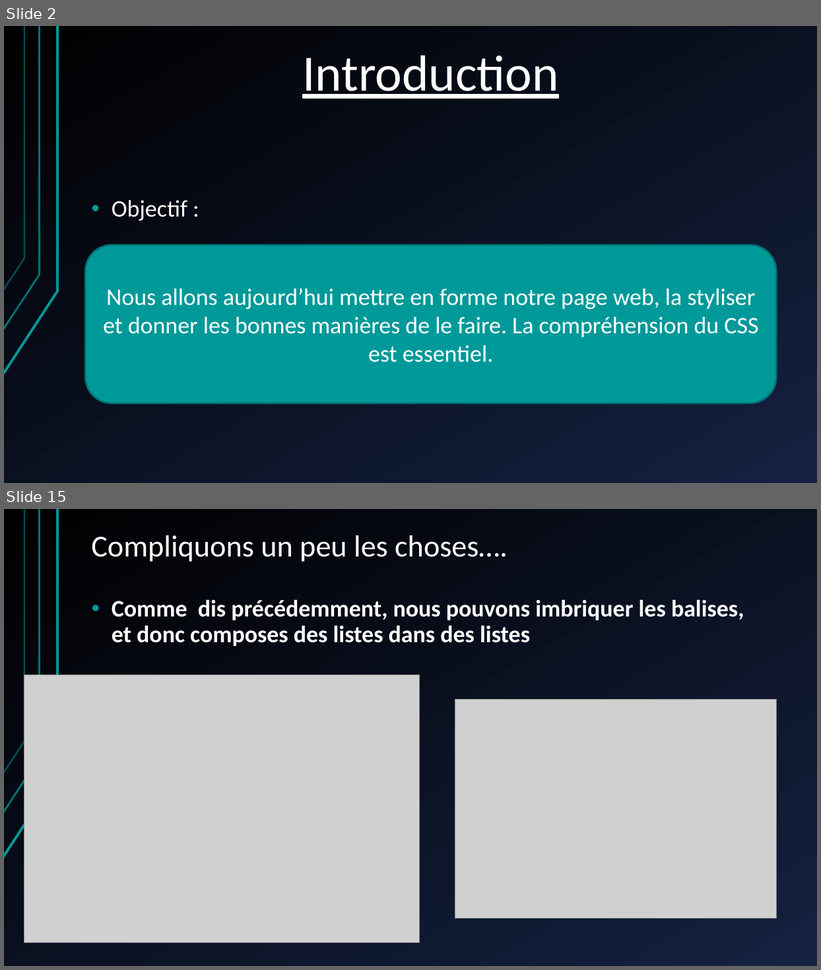
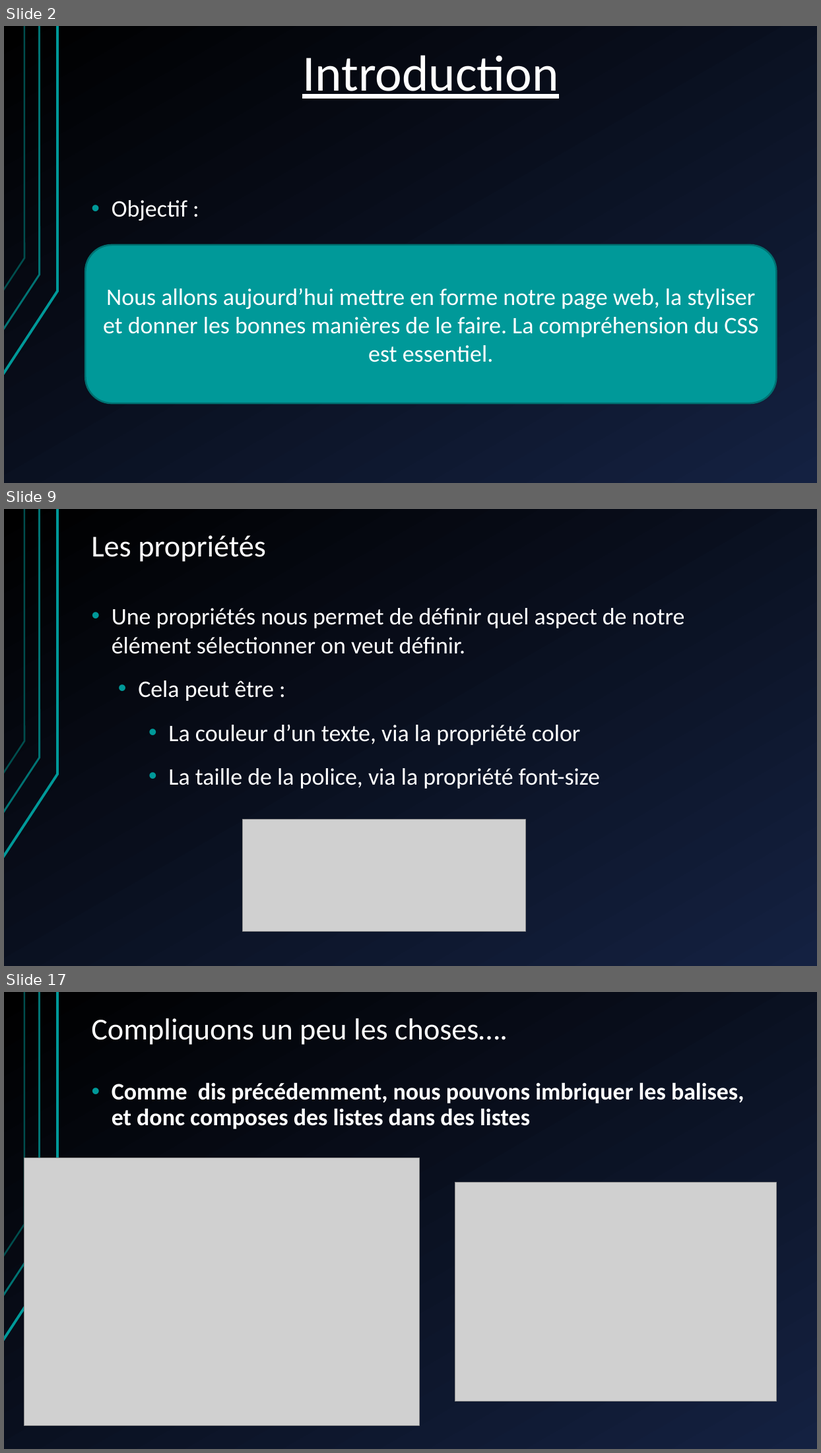
Before and after one commit to shyne99/formation-web, a slide deck: Seance 2 HTML CSS PHP.pptx. Shown one above the other, each under a label of ours: slides 2 and 15 before the commit, slides 2, 9 and 17 after it; the slides between them are not shown. The pictures are 821x970 and 821x1453 pixels, drawn with LibreOffice and Linux fonts; fonts in the diff are those of the drawing; grey boxes stand for pictures. Boxes give left, top, right and bottom in pixels: in the first picture for what was removed or moved away, otherwise in the second. Text is boxed around its words. In the diff, an @@ line names an element or a change of style, - is before the commit and + after.

```diff
--- a/Seance 2 HTML CSS PHP.pptx
+++ b/Seance 2 HTML CSS PHP.pptx
@@ slide 9 added at <box>4,509,817,966</box>, background gradient #142141 to #000000; not listed: 3 template elements that a slide beside it also shows @@
@@ title added at <box>91,535,266,562</box>, 36 pt, text #FFFFFF @@
+Les propriétés
@@ text added at <box>112,608,685,789</box>, 28 pt, text #FFFFFF @@
+• Une propriétés nous permet de définir quel aspect de notre élément sélectionner on veut définir.
+    • Cela peut être :
+      • La couleur d’un texte, via la propriété color
+      • La taille de la police, via la propriété font-size
@@ picture added at <box>242,819,525,931</box> @@
@@ what was slide 15 is now slide 17 @@
```
Also in this commit, not shown: 10 slides changed, 11 other slides added, 8 slides removed.
